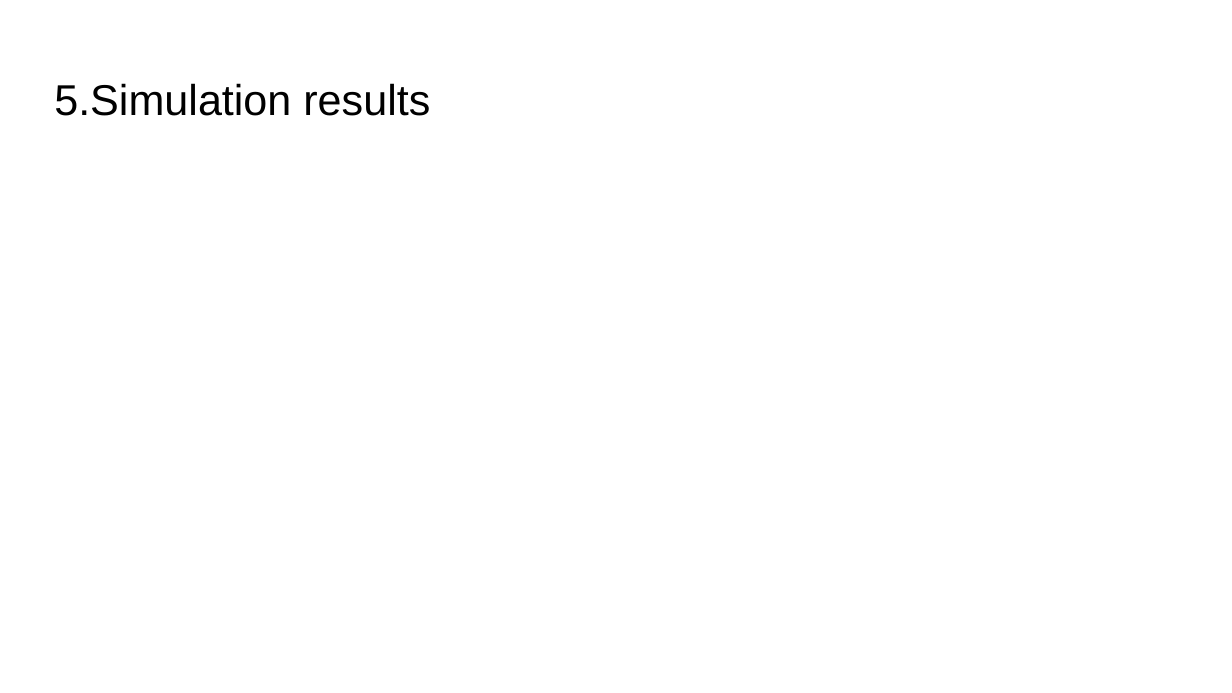
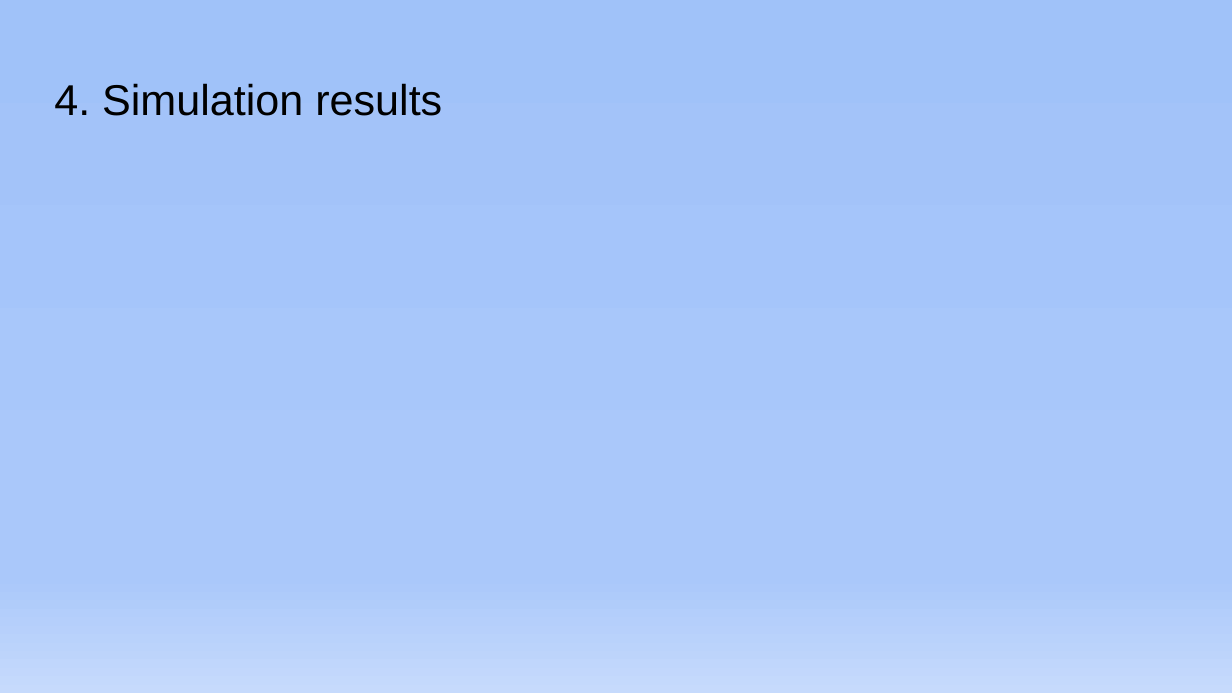
Before and after one commit to GabrieleLerani/Distributed-System-Broadcast-primitive-with-Byzantine-process, a slide deck: slide 12 of DOC/DDS_Presentation.pptx (slide 13 before the commit). Drawn at 1232x693 pixels with LibreOffice and Linux fonts; fonts in the diff are those of the drawing. Boxes give left, top, right and bottom in pixels: in the first picture for what was removed or moved away, otherwise in the second. Text is boxed around its words. In the diff, an @@ line names an element or a change of style, - is before the commit and + after.

```diff
--- a/DOC/DDS_Presentation.pptx
+++ b/DOC/DDS_Presentation.pptx
@@ background #FFFFFF to gradient #A1C2F9 to #AAC8FA to #C6DAFC @@
@@ title at <box>54,83,442,116</box>: text changed @@
-5.Simulation results
+4. Simulation results
```
Also in this commit, not shown: 12 other slides changed, 1 slide added, 2 slides removed.
